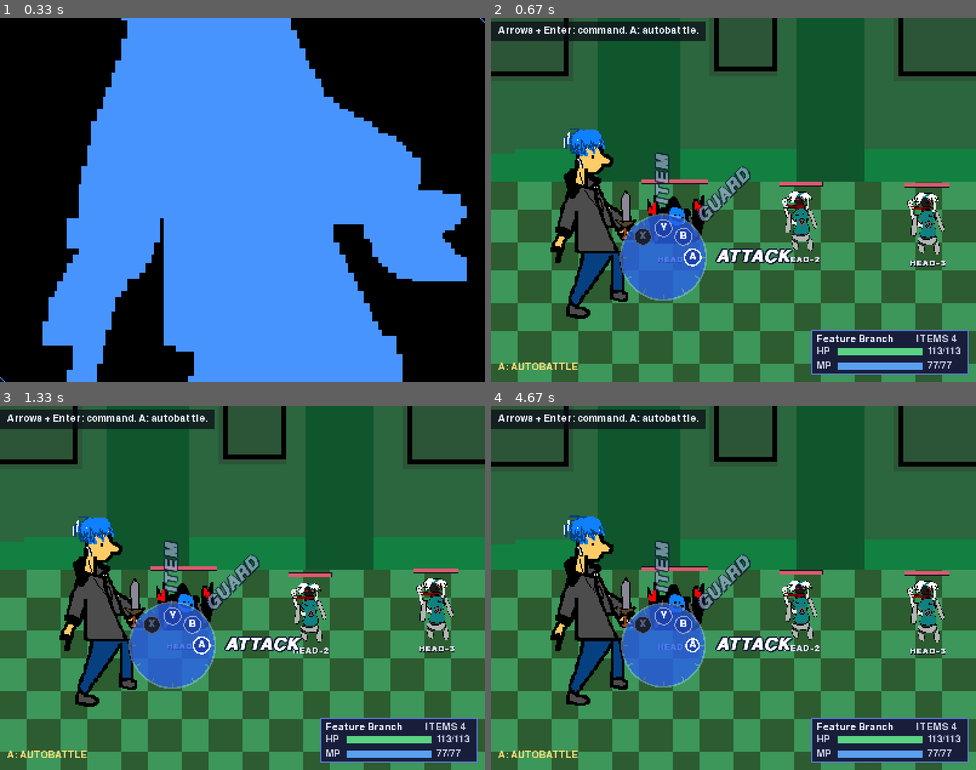
Above: before the commit, frames 1-4 (two rows, left to right).
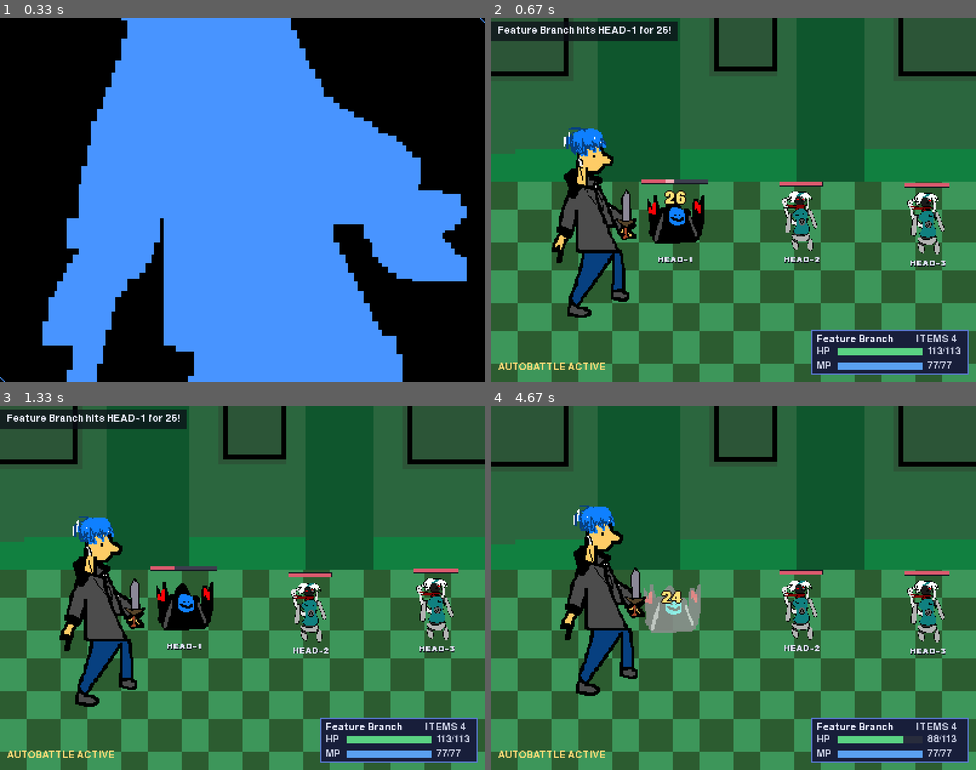
Above: after the commit, the same moments.

Repository: PathadonAougsk/Alpha-bravo-delta-something
Game: pygame game, started from Game/main.py
Same seed, same stepped clock (60 frames per second), same inputs: the game is played once before the commit and once after it.
Inputs:
- Up to frame 1 (0.33 s): no input
- Up to frame 2 (0.67 s): tap Enter at 0.33 s
- Up to frame 3 (1.33 s): no input
- Up to frame 4 (4.67 s): no input

Frame 1 is identical in both runs. In frame 2, 6.8% of the frame differs, in the area x 1-63%, y 1-97%; in frame 3, 5.9%; in frame 4, 12%, in the area x 0-97%, y 1-97%.

Commit message:
stewpeed

Diff:
--- a/Game/battle.py
+++ b/Game/battle.py
@@ -27,6 +27,7 @@
 
 STARTING_ITEMS = 3
 BEAT = 0.8  # seconds a result message stays up before the next actor moves
+ALWAYS_AUTOBATTLE = True  # set to True to enable autobattle for every battle
 
 # What DETERMINATION turns out to mean, once you have picked it. Standing
 # there and sparing them is the dare the box was built for; running is the
@@ -83,6 +84,9 @@
         if not self.living_enemies:
             self.state = VICTORY
             self.message = "Nothing to fight."
+        elif ALWAYS_AUTOBATTLE:
+            self.autobattle_enabled = True
+            self.message = "Autobattle active."
 
     # ------------------------------------------------------------------ state
 
--- a/tests/test_battle.py
+++ b/tests/test_battle.py
@@ -144,6 +144,33 @@
         self.assertFalse(fresh.autobattle_enabled)
         self.assertTrue(fresh.can_autobattle)
 
+    @patch("battle.ALWAYS_AUTOBATTLE", True)
+    def test_override_starts_each_battle_on_update_and_keeps_attacking(self):
+        for _ in range(2):
+            with self.subTest(battle=_):
+                self.player = Entity((0, 0), health=100, attack_damage=10)
+                self.enemy = Fighter((1, 0), health=30, attack_damage=5)
+                self.battle = Battle(self.player, [self.enemy])
+                self.assertTrue(self.battle.autobattle_enabled)
+                self.assertFalse(self.battle.accepting_input)
+                self.assertEqual(self.enemy.health, 30)
+                self.battle.player_command(GUARD)
+                self.assertFalse(self.player.guarding)
+                self.battle.update(0)
+                self.assertEqual(self.enemy.health, 20)
+                self.finish_round()
+                self.assertEqual(self.player.health, 95)
+                self.battle.update(0)
+                self.assertEqual(self.enemy.health, 10)
+
+    @patch("battle.ALWAYS_AUTOBATTLE", True)
+    def test_override_leaves_empty_battle_finished_without_attacking(self):
+        empty = Battle(self.player, [])
+        empty.update(BEAT)
+        self.assertEqual(empty.state, VICTORY)
+        self.assertFalse(empty.autobattle_enabled)
+        self.assertEqual(self.player.health, 100)
+
 
 class DeterminationChoiceTests(unittest.TestCase):
     """DETERMINATION opens the text box; what determination means is the second question."""
Not shown, changed: README.md
